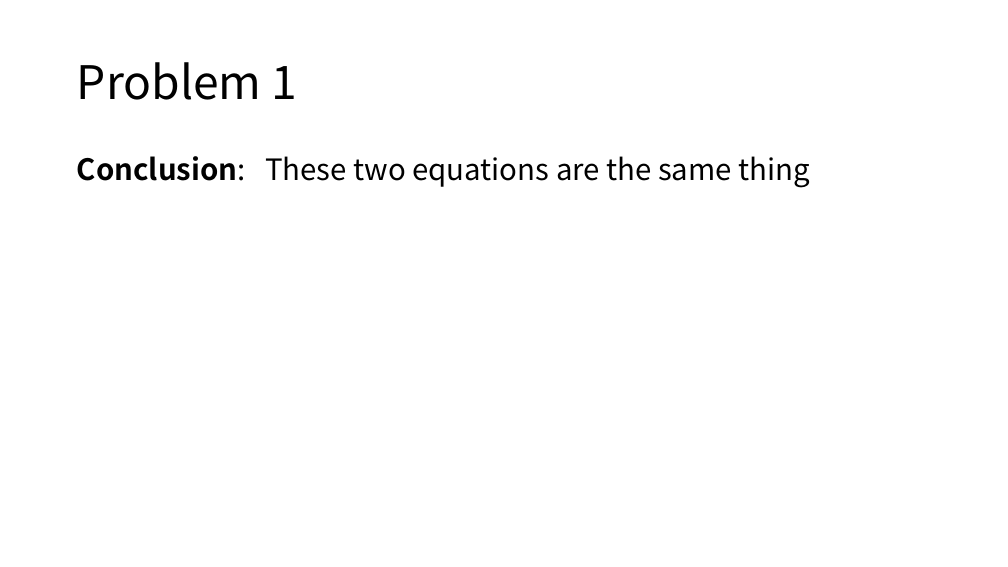
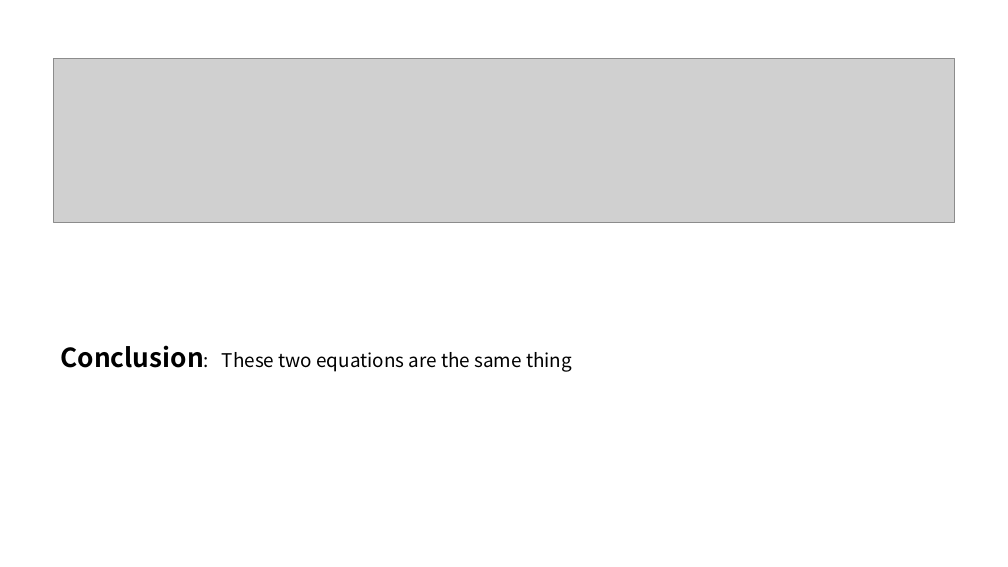
Before and after one commit to ZcPFred/FT590, a slide deck: slide 4 of Week02/590 week02.pptx (slide 2 before the commit). Drawn at 1008x567 pixels with LibreOffice and Linux fonts; fonts in the diff are those of the drawing; grey boxes stand for pictures. Boxes give left, top, right and bottom in pixels: in the first picture for what was removed or moved away, otherwise in the second. Text is boxed around its words. In the diff, an @@ line names an element or a change of style, - is before the commit and + after.

```diff
--- a/Week02/590 week02.pptx
+++ b/Week02/590 week02.pptx
@@ picture added at box(53, 58, 955, 222) @@
@@ title removed at box(77, 62, 298, 100) @@
-Problem 1
@@ text "Conclusion: These two equations are ...": place and size @@
-text "Conclusion: These two equations are ..." at box(77, 156, 810, 188)
+text "Conclusion: These two equations are ..." at box(61, 345, 572, 372)
@@ text "Conclusion: These two equations are ..." at box(61, 345, 572, 372): size 28 to 25 pt in "Conclusion:"; size 28 to 18 pt in "Conclusion: These two equations are the same ..."; line spacing 0.9 to 1; less space between paragraphs @@
```
Also in this commit, not shown: 1 other slide changed, 4 slides added, 2 slides removed.
